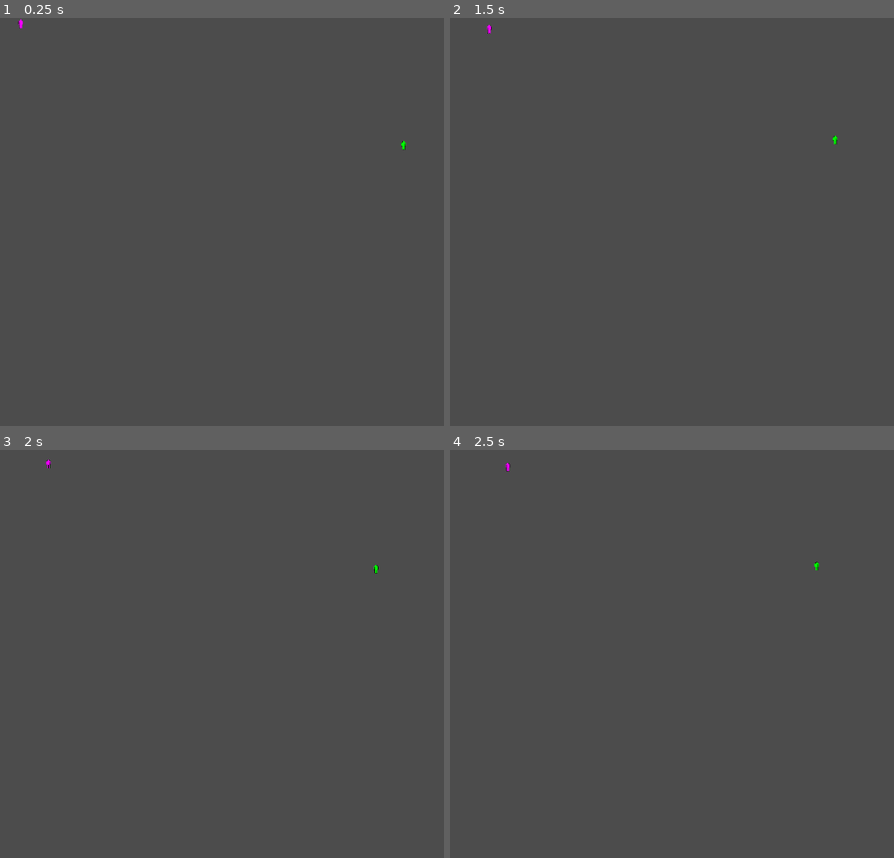
Above: before the commit, frames 1-4 (two rows, left to right).
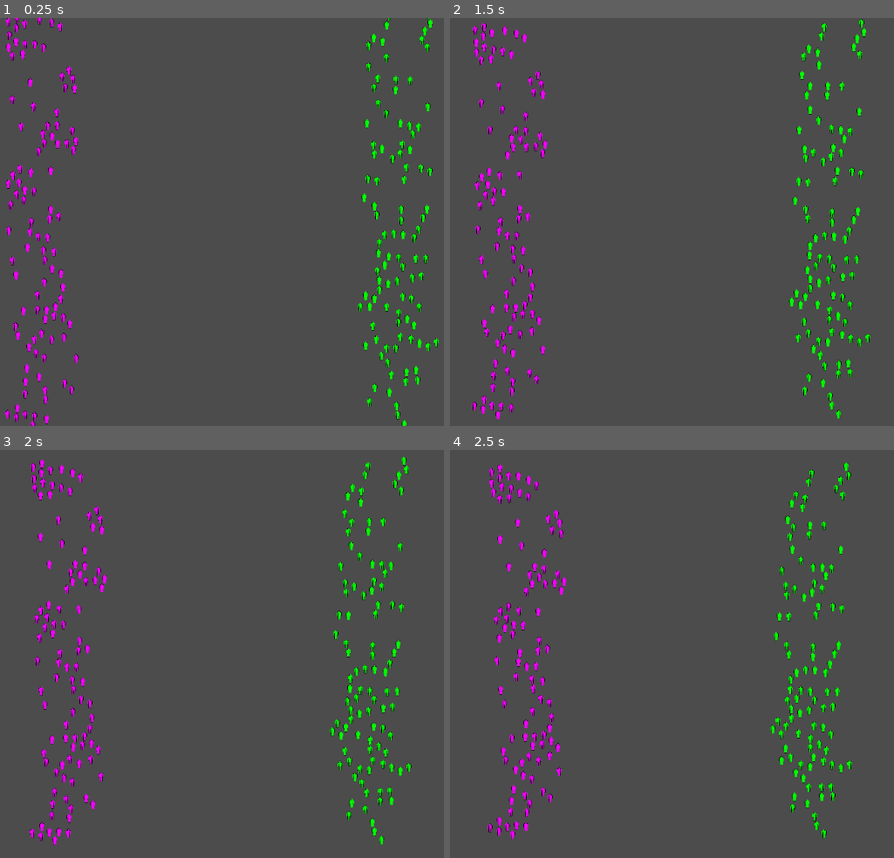
Above: after the commit, the same moments.

Repository: silverhammermba/GGJ2022
Game: Godot game, scene res://Battlefield.tscn
Two runs of this game, one before a commit and one after it. Both use one fixed random seed, a clock stepped at 60 frames per second and the inputs below.
Inputs:
- Up to frame 1 (0.25 s): no input
- Up to frame 2 (1.5 s): no input
- Up to frame 3 (2 s): no input
- Up to frame 4 (2.5 s): no input

The runs differ from the first frame. In frame 1, 3.8% of the frame differs, in the area x 1-99%, y 0-100%; in frame 2, 3.9%, in the area x 4-95%, y 0-99%; in frame 3, 3.9%; in frame 4, 3.9%.

Commit message:
make attack timer more random

Diff:
--- a/Battlefield.tscn
+++ b/Battlefield.tscn
@@ -5,4 +5,4 @@
 [node name="Battlefield" type="Node2D"]
 script = ExtResource( 2 )
 deploy_edge = 200
-army_size = 1
+army_size = 100
--- a/Pawn.gd
+++ b/Pawn.gd
@@ -2,7 +2,8 @@
 
 export var hp = 100
 export var morale = 100
-export var speed = 10
+export var speed_out_of_combat = 1
+export var speed_in_combat = 0.5
 export var weight_toward_friends = 1.0
 export var weight_follow_herd = 1.0
 export var weight_toward_nemesis = 1.0
@@ -11,6 +12,8 @@
 export var attack_power = 5
 export var attack_delay = 1
 export var damage_force_scale = 1
+
+var speed = speed_out_of_combat
 
 var friend_zone: Area2D
 
@@ -26,6 +29,8 @@
 	target_dir = RNG.rand_vec2()
 	friend_zone = $FriendZone
 	attack_timer = $Timer
+	attack_timer.start(attack_delay)
+	attack_timer.set_paused(true)
 
 func set_faction(fac):
 	faction = fac
@@ -47,13 +52,14 @@
 
 func start_attacking(body):
 	if !attack_target and body.faction != faction:
+		attack_timer.set_paused(false)
 		attack_target = body
-		attack_timer.start(attack_delay)
+		speed = speed_in_combat
 
 func stop_attacking(body):
 	if body == attack_target:
-		attack_timer.stop()
 		attack_target = null
+		speed = speed_out_of_combat
 
 func attack():
 	if attack_target:
--- a/Pawn.tscn
+++ b/Pawn.tscn
@@ -18,11 +18,11 @@
 contacts_reported = 6
 contact_monitor = true
 script = ExtResource( 2 )
-speed = 1
+speed_in_combat = 0.0
 weight_follow_herd = 3.0
 weight_toward_nemesis = 6.0
 max_turn_per_sec = 1.3
-attack_power = 20
+damage_force_scale = 10
 
 [node name="CollisionShape2D" type="CollisionShape2D" parent="."]
 shape = SubResource( 1 )
